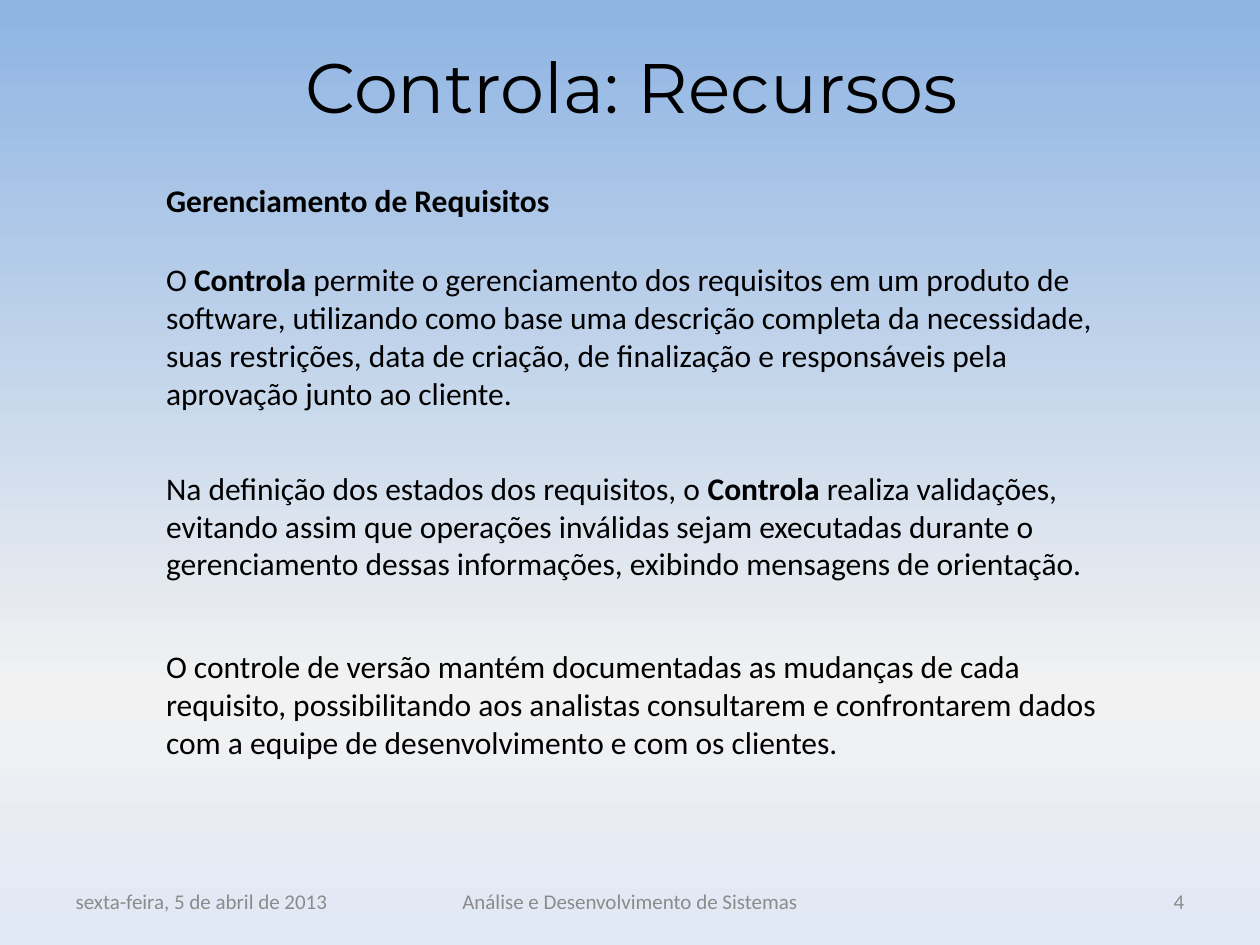
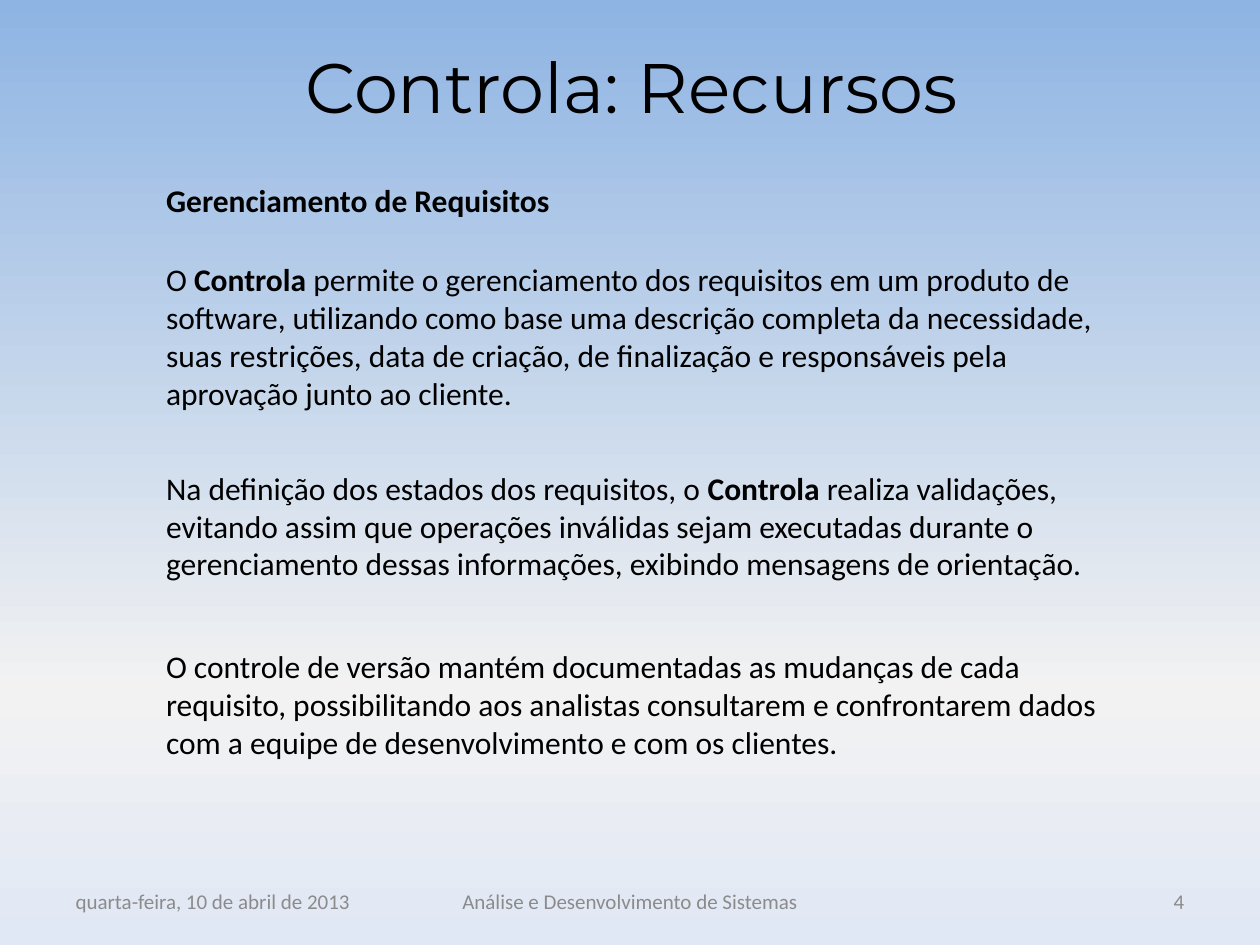
Before and after one commit to andreluizst/ads03na-academia, a slide deck: slide 4 of ENR/ENR_ApresentaçãoControla.pptx. Drawn at 1260x945 pixels with LibreOffice and Linux fonts; fonts in the diff are those of the drawing; background and template pictures are left out. Boxes give left, top, right and bottom in pixels: in the first picture for what was removed or moved away, otherwise in the second. Text is boxed around its words. In the diff, an @@ line names an element or a change of style, - is before the commit and + after.

```diff
--- a/ENR/ENR_ApresentaçãoControla.pptx
+++ b/ENR/ENR_ApresentaçãoControla.pptx
@@ text at box(76, 894, 349, 913): text changed @@
-sexta-feira, 5 de abril de 2013
+quarta-feira, 10 de abril de 2013
```
Also in this commit, not shown: 4 other slides changed, 1 slide removed.
